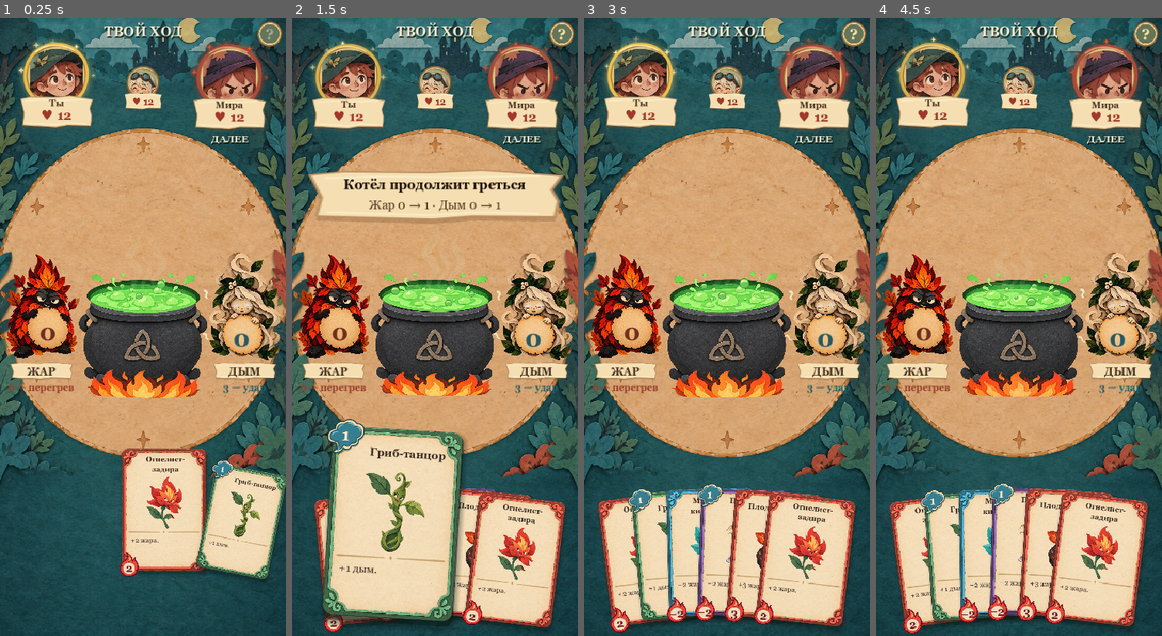
Above: before the commit, frames 1-4 (left to right).
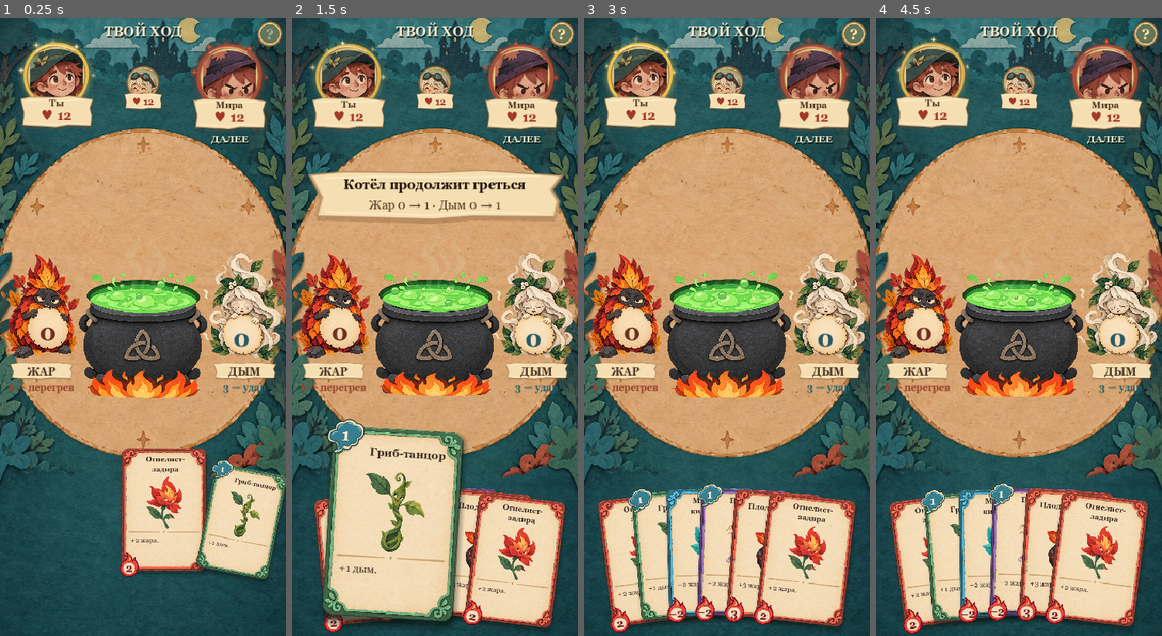
Above: after the commit, the same moments.

Repository: delletenebre/alchemist
Game: Godot game, scene res://scenes/main.tscn
Two runs of this game, one before a commit and one after it. Both use one fixed random seed, a clock stepped at 60 frames per second and the inputs below.
Inputs (mouse positions are in pixels of both pictures, inside the frame that each line leads up to):
- Up to frame 1 (0.25 s): no input
- Up to frame 2 (1.5 s): tap Enter at 0.5 s; drag from (435, 327) to (463, 191) at 0.52 s; drag from (354, 561) to (420, 450) at 1.27 s
- Up to frame 3 (3 s): click "?" at 2 s; click "Понятно" at 2.75 s
- Up to frame 4 (4.5 s): click "?" at 3.5 s; click "Понятно" at 4.25 s

The runs differ from the first frame. In frame 1, 5.4% of the frame differs, in the area x 2-99%, y 38-56%; in frame 2, 5.4%; in frame 3, 5.4%; in frame 4, 5.4%.

Commit message:
fix(shader): use vertex COLOR via varying for fragment tinting
Replace direct COLOR usage in fragment shader with a varying vec4 (sprite_tint) that captures the vertex color, ensuring proper tint interpolation across the sprite surface. This fixes potential fragment shader color handling issues when using heat spirit effects.

Diff:
--- a/shaders/spirit_foliage.gdshader
+++ b/shaders/spirit_foliage.gdshader
@@ -1,5 +1,11 @@
 shader_type canvas_item;
 render_mode unshaded;
+
+varying vec4 sprite_tint;
+
+void vertex() {
+	sprite_tint = COLOR;
+}
 
 uniform bool heat_spirit = true;
 uniform float clock = 0.0;
@@ -43,5 +49,5 @@
 	float pinned = max(face_lock, belly_lock);
 	float free_edge = (1.0 - smoothstep(0.80, 0.88, UV.y)) * (1.0 - smoothstep(0.35, 0.70, pinned));
 	vec2 sample_uv = UV + drift * liveliness * free_edge;
-	COLOR = texture(TEXTURE, sample_uv) * COLOR;
+	COLOR = texture(TEXTURE, sample_uv) * sprite_tint;
 }
